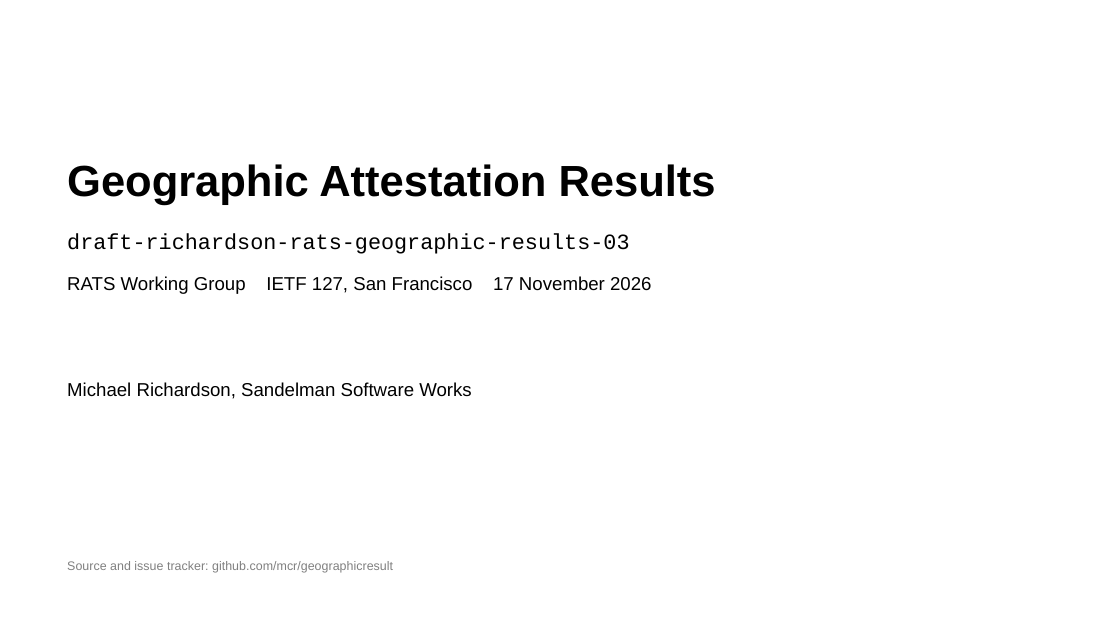
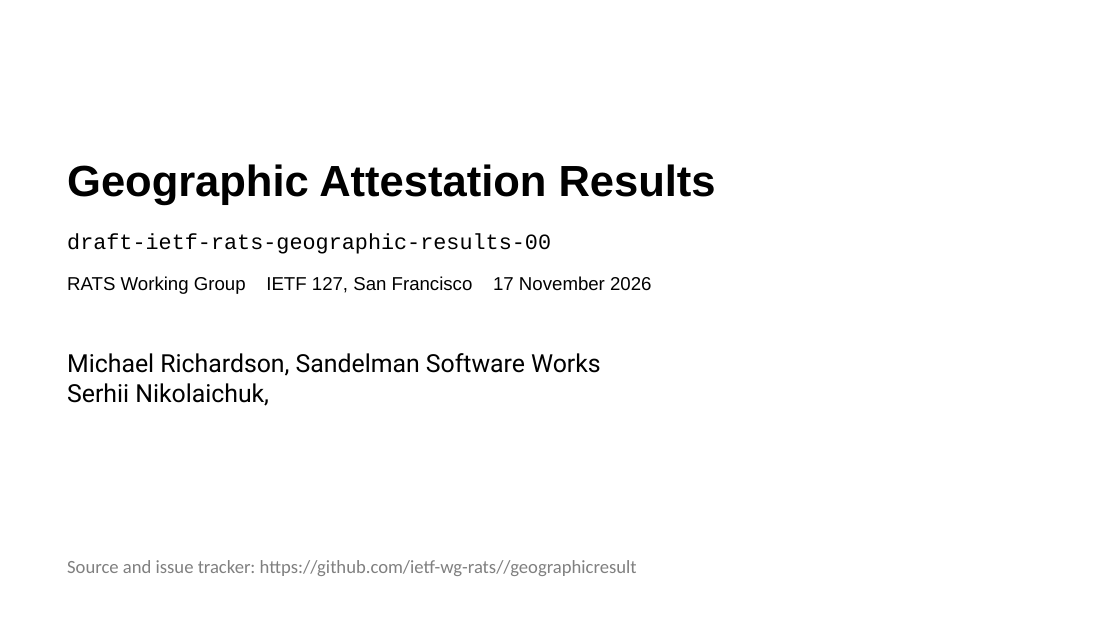
Before and after one commit to ietf-rats-wg/geographicresult, a slide deck: slide 1 of presentations/IETF127-GeographicAttestationResults.odp. Drawn at 1120x630 pixels with LibreOffice and Linux fonts; fonts in the diff are those of the drawing. Boxes give left, top, right and bottom in pixels: in the first picture for what was removed or moved away, otherwise in the second. Text is boxed around its words. In the diff, an @@ line names an element or a change of style, - is before the commit and + after.

```diff
--- a/presentations/IETF127-GeographicAttestationResults.odp
+++ b/presentations/IETF127-GeographicAttestationResults.odp
@@ text at (x1=67, y1=233, x2=551, y2=254): text changed @@
-draft-richardson-rats-geographic-results-03
+draft-ietf-rats-geographic-results-00
@@ text at (x1=67, y1=353, x2=601, y2=376): size 12 to 16 pt, font Arial to Roboto in "Michael Richardson, Sandelman Software Works" @@
@@ text at (x1=67, y1=383, x2=269, y2=406): paragraph added @@
+Serhii Nikolaichuk,
@@ text at (x1=67, y1=560, x2=637, y2=576): text changed; size 8 to 12 pt; font Arial to Calibri @@
-Source and issue tracker: github.com/mcr/geographicresult
+Source and issue tracker: https://github.com/ietf-wg-rats//geographicresult
```
Also in this commit, not shown: 4 other slides changed, 3 slides added, 2 other files.
